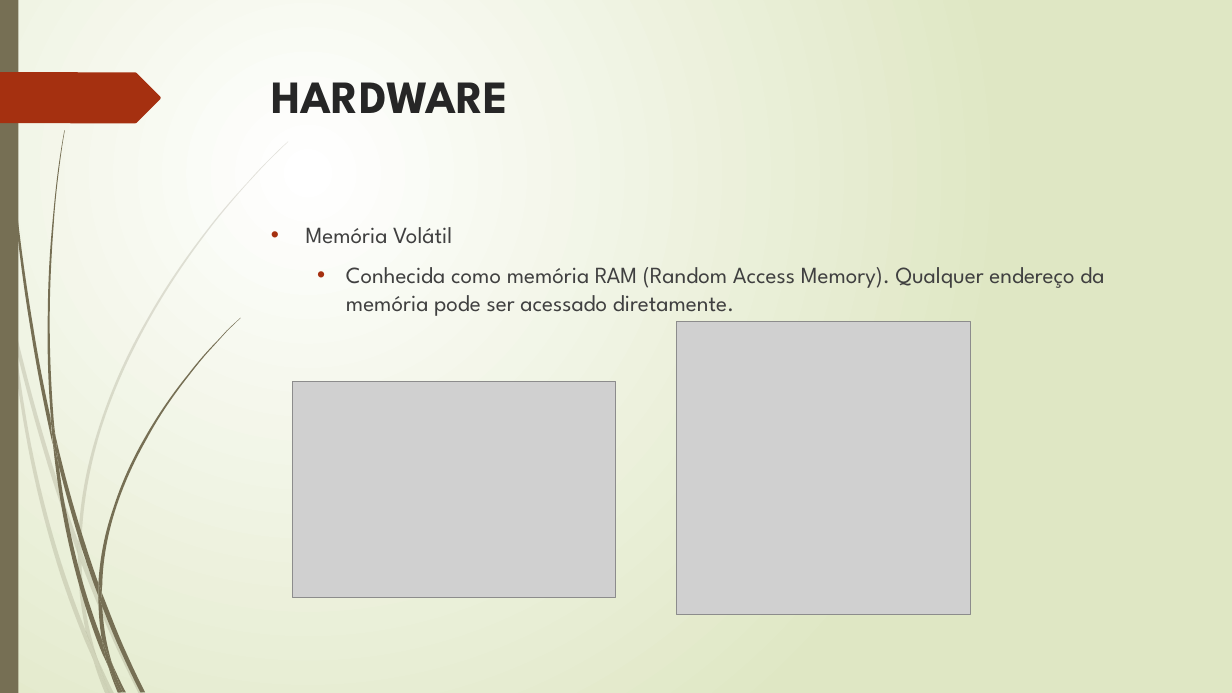
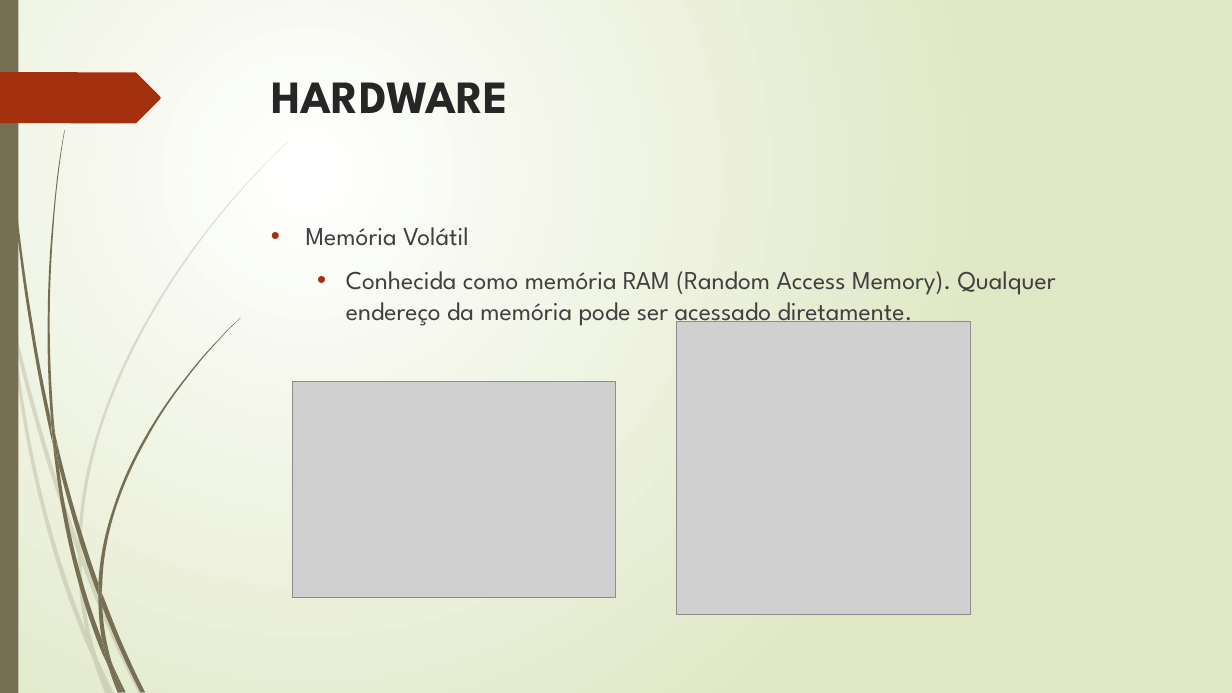
Before and after one commit to luisfernandospoljaric/Aulas-Luis, a slide deck: slide 12 of Hardware Luis/Aula 2/Hardware.pptx. Drawn at 1232x693 pixels with LibreOffice and Linux fonts; fonts in the diff are those of the drawing; grey boxes stand for pictures. Boxes give left, top, right and bottom in pixels: in the first picture for what was removed or moved away, otherwise in the second. Text is boxed around its words. In the diff, an @@ line names an element or a change of style, - is before the commit and + after.

```diff
--- a/Hardware Luis/Aula 2/Hardware.pptx
+++ b/Hardware Luis/Aula 2/Hardware.pptx
@@ text "Memória Volátil" at box(306, 227, 1056, 328): size 18 to 20 pt @@
```
Also in this commit, not shown: 3 other slides changed, 7 slides added, 2 other files.
